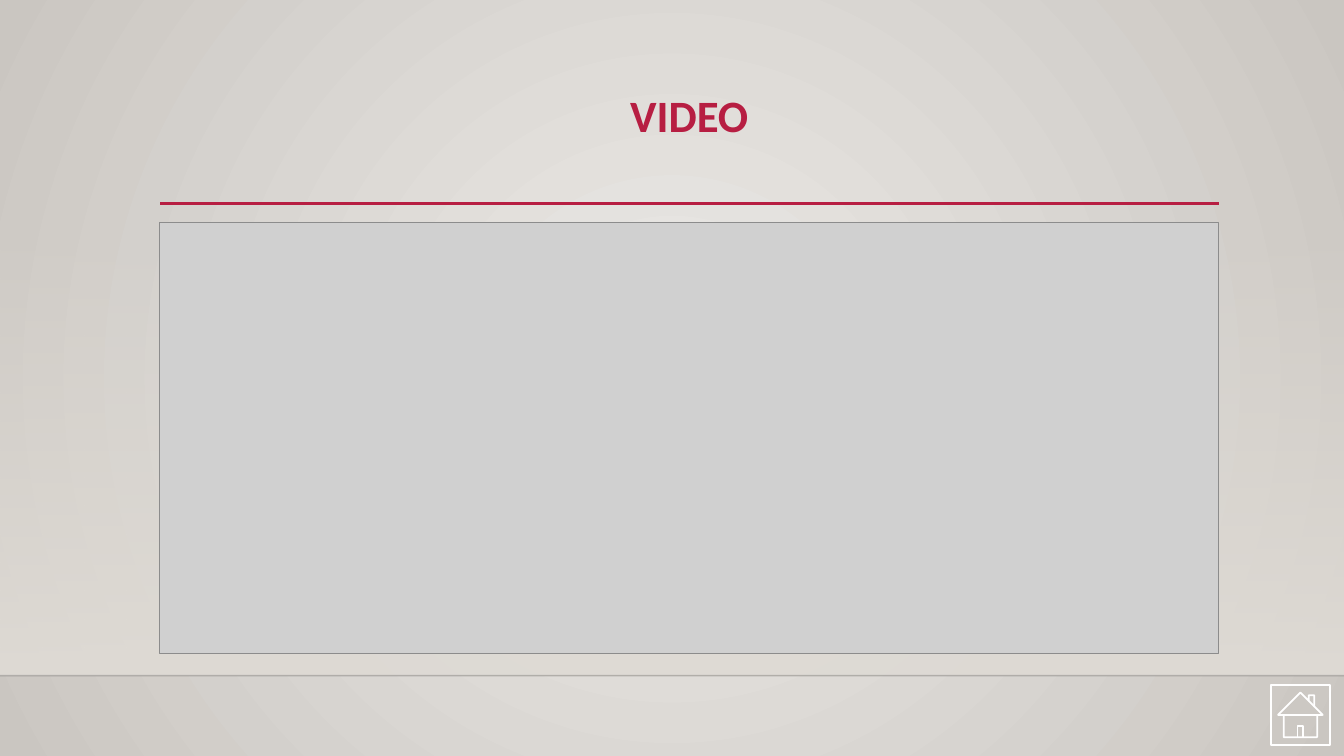
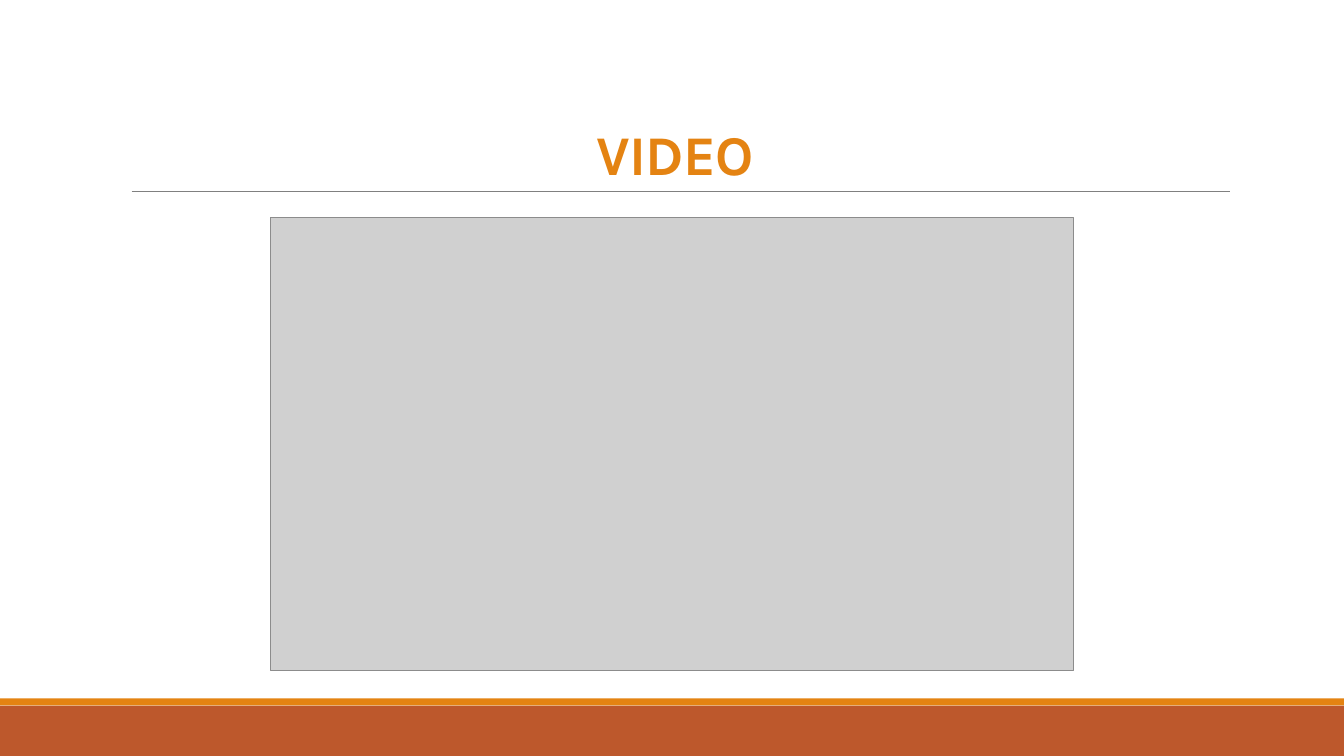
Before and after one commit to onysu/kursus, a slide deck: slide 5 of assets/files/presentasi-interaktif.pptx. Drawn at 1344x756 pixels with LibreOffice and Linux fonts; fonts in the diff are those of the drawing; grey boxes stand for pictures; background and template pictures are left out. Boxes give left, top, right and bottom in pixels: in the first picture for what was removed or moved away, otherwise in the second. Text is boxed around its words. In the diff, an @@ line names an element or a change of style, - is before the commit and + after.

```diff
--- a/assets/files/presentasi-interaktif.pptx
+++ b/assets/files/presentasi-interaktif.pptx
@@ background gradient #ECEAE7 to #CAC7C1 to #FFFFFF @@
@@ title "VIDEO": place and size @@
-title "VIDEO" at box(630, 102, 748, 133)
+title "VIDEO" at box(597, 138, 754, 176)
@@ title "VIDEO" at box(597, 138, 754, 176): size 32 to 40 pt, font Calibri to Karla, text colour #B71E42 to #E48312, letter spacing 0 to -0.5 pt; line spacing 0.9 to 0.85; vertical alignment top to bottom @@
@@ line moved from (160, 204) - (1220, 204) to (132, 192) - (1231, 192) @@
@@ line (132, 192) - (1231, 192): stroke #B71E42 2.5 pt to #808080 0.5 pt @@
@@ rectangle removed at box(0, 223, 1344, 676) @@
@@ picture: place and size @@
-picture at box(160, 223, 1219, 654)
+picture at box(270, 218, 1073, 671)
@@ line removed from (0, 676) to (1344, 676) @@
@@ action button home removed at box(1271, 686, 1331, 745) @@
@@ rectangle added at box(0, 706, 1344, 756), fill #BD582C @@
@@ rectangle added at box(0, 699, 1344, 706), fill #E48312 @@
```
Also in this commit, not shown: 4 other slides changed, 2 other files.
